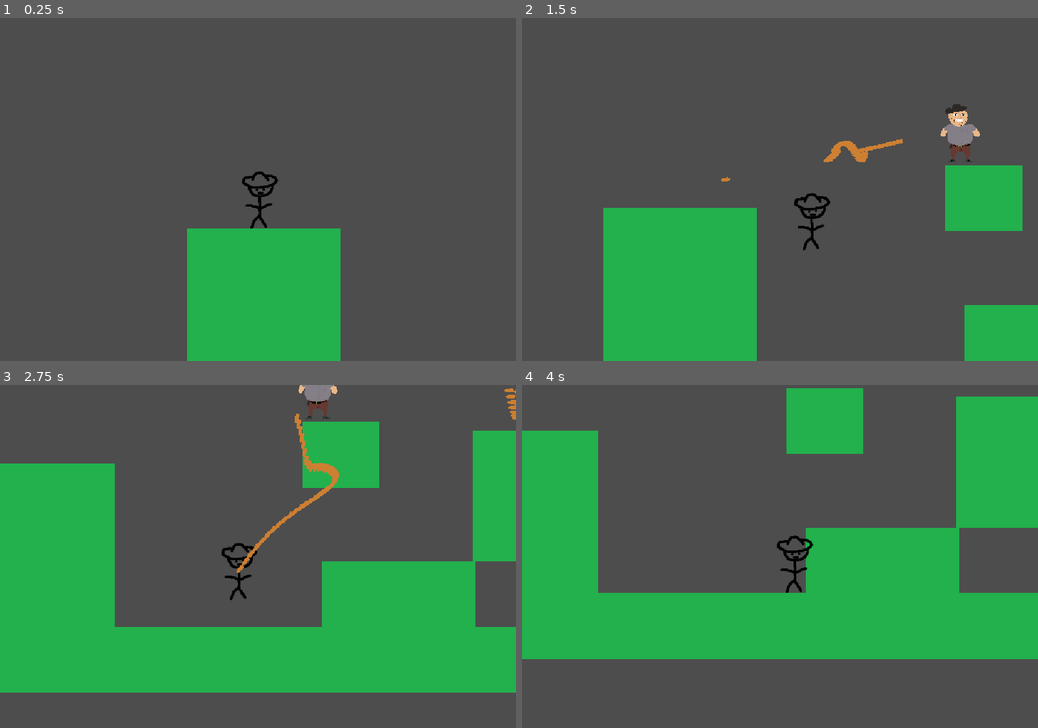
Above: before the commit, frames 1-4 (two rows, left to right).
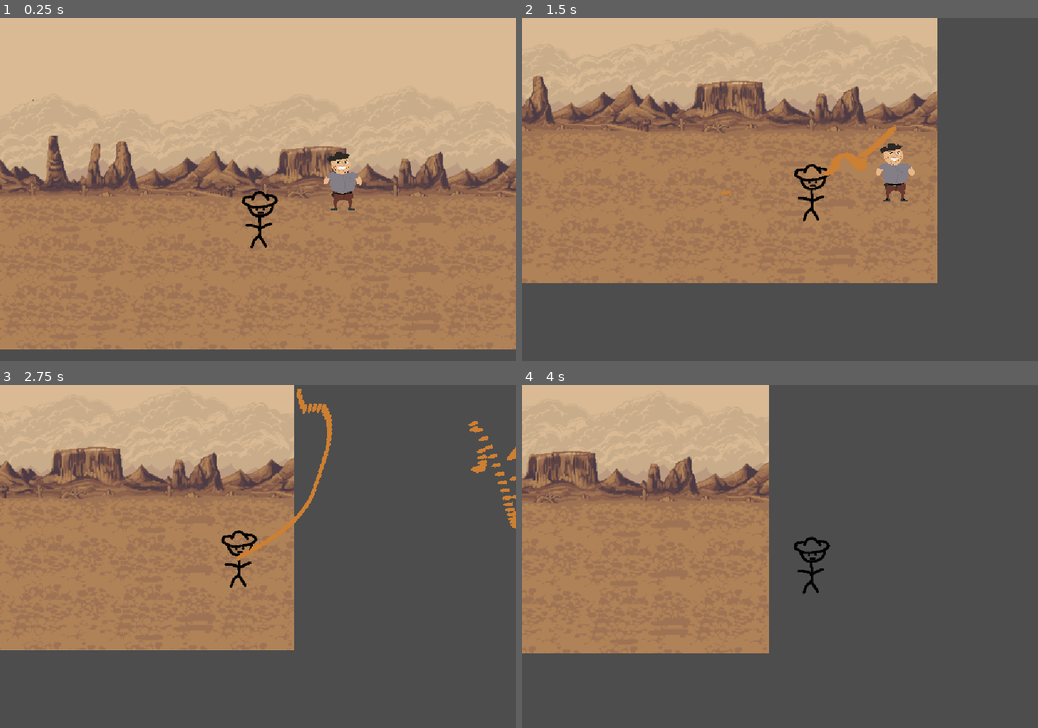
Above: after the commit, the same moments.

Repository: SillyDrag0n/platformer
Game: Godot game, scene res://scenes/game.tscn
The game is run twice, just before and just after one commit, with the same random seed, the same clock (stepped at 60 frames per second) and the same inputs.
Inputs (mouse positions are in pixels of both pictures, inside the frame that each line leads up to):
- Up to frame 1 (0.25 s): no input
- Up to frame 2 (1.5 s): tap Enter (ui_accept) at 0.5, 0.8, 1.35 s; move the mouse to (893, 172) at 0.52 s; press the mouse at (893, 172) at 0.53 s; hold Right (ui_right) from 0.53 s (still down); tap Space (jump) at 0.77, 1.07 s; move the mouse to (676, 206) at 1.27 s; release the mouse at (676, 206) at 1.28 s
- Up to frame 3 (2.75 s): tap Space (jump) at 1.52, 1.55, 1.82, 2.1 s; move the mouse to (309, 481) at 2.02 s; release Right (ui_right) at 2.03 s; press the mouse at (309, 481) at 2.03 s; hold Left (ui_left) from 2.03 s (still down)
- Up to frame 4 (4 s): move the mouse to (754, 625) at 2.77 s; release Left (ui_left) at 2.78 s; release the mouse at (754, 625) at 2.78 s; hold Right (ui_right) from 2.78 s (still down); tap Shift (dash) at 2.85 s; tap Space (jump) at 3.02, 3.32, 3.77, 3.8 s; tap Enter (ui_accept) at 3.05 s; move the mouse to (934, 607) at 3.52 s; hold S (fast_fall) from 3.53 s (still down)

The runs differ from the first frame. In frame 1, 95% of the frame differs, in the area x 0-100%, y 0-100%; in frame 2, 73%; in frame 3, 71%; in frame 4, 62%.

Commit message:
add background

Diff:
--- a/scenes/enemies/Enemy.tscn
+++ b/scenes/enemies/Enemy.tscn
@@ -1,12 +1,14 @@
-[gd_scene load_steps=3 format=3 uid="uid://yti18354ayox"]
+[gd_scene load_steps=4 format=3 uid="uid://yti18354ayox"]
 
 [ext_resource type="Texture2D" uid="uid://5g6kes63q51w" path="res://assets/enemies/Sprite-0001.png" id="1_hpe7p"]
+[ext_resource type="Script" uid="uid://drb6ywy16css8" path="res://scenes/enemies/enemy.gd" id="1_k7o7a"]
 
 [sub_resource type="CapsuleShape2D" id="CapsuleShape2D_k7o7a"]
 radius = 25.0
 height = 112.0
 
 [node name="Enemy" type="CharacterBody2D"]
+script = ExtResource("1_k7o7a")
 
 [node name="Sprite2D" type="Sprite2D" parent="."]
 texture_filter = 3
--- /dev/null
+++ b/scenes/enemies/enemy.gd
@@ -0,0 +1,27 @@
+extends CharacterBody2D
+
+const SPEED = 300.0
+const JUMP_VELOCITY = -400.0
+
+@export var HEALTH_TOTAL : float = 20
+var HEALTH_CURRENT : float = 20
+@export var DAMAGE_BASE : float = 5
+
+func _physics_process(delta: float) -> void:
+	# Add the gravity.
+	if not is_on_floor():
+		velocity += get_gravity() * delta
+
+	# Handle jump.
+	if Input.is_action_just_pressed("ui_accept") and is_on_floor():
+		velocity.y = JUMP_VELOCITY
+
+	# Get the input direction and handle the movement/deceleration.
+	# As good practice, you should replace UI actions with custom gameplay actions.
+	var direction := Input.get_axis("ui_left", "ui_right")
+	if direction:
+		velocity.x = direction * SPEED
+	else:
+		velocity.x = move_toward(velocity.x, 0, SPEED)
+
+	move_and_slide()
--- a/scenes/game.tscn
+++ b/scenes/game.tscn
@@ -1,78 +1,39 @@
 [gd_scene load_steps=5 format=3 uid="uid://b08oohfdsgcut"]
 
 [ext_resource type="PackedScene" uid="uid://cp725ajvwdsd3" path="res://scenes/player/player.tscn" id="1_uwrxv"]
-[ext_resource type="Texture2D" uid="uid://bimh0ootqjpa7" path="res://assets/environment/floor.png" id="1_yqjtg"]
+[ext_resource type="Texture2D" uid="uid://kr0nnjeqpeqq" path="res://assets/environment/Background.png" id="3_lbhrr"]
 [ext_resource type="PackedScene" uid="uid://yti18354ayox" path="res://scenes/enemies/Enemy.tscn" id="3_lnu2h"]
 
 [sub_resource type="RectangleShape2D" id="RectangleShape2D_lnu2h"]
-size = Vector2(322, 138)
+size = Vector2(1094.5, 131.5)
 
 [node name="Game" type="Node2D"]
 
-[node name="Level" type="Node2D" parent="."]
+[node name="TextureRect" type="TextureRect" parent="."]
+offset_right = 40.0
+offset_bottom = 40.0
+scale = Vector2(1.71202, 2.02903)
+mouse_filter = 2
+texture = ExtResource("3_lbhrr")
+stretch_mode = 1
 
-[node name="Background" type="Node2D" parent="Level"]
+[node name="TileMapLayer" type="TileMapLayer" parent="."]
 
-[node name="Floor" type="Node2D" parent="Level"]
+[node name="Node2D" type="Node2D" parent="."]
 
-[node name="Floor01" type="Sprite2D" parent="Level/Floor"]
-position = Vector2(439, 655)
-scale = Vector2(5, 1)
-texture = ExtResource("1_yqjtg")
+[node name="StaticBody2D" type="StaticBody2D" parent="Node2D"]
 
-[node name="StaticBody2D" type="StaticBody2D" parent="Level/Floor/Floor01"]
-
-[node name="CollisionShape2D" type="CollisionShape2D" parent="Level/Floor/Floor01/StaticBody2D"]
-shape = SubResource("RectangleShape2D_lnu2h")
-
-[node name="Walls" type="Node2D" parent="Level"]
-
-[node name="Wall01" type="Sprite2D" parent="Level/Walls"]
-position = Vector2(161, 416)
-scale = Vector2(1, 2.5)
-texture = ExtResource("1_yqjtg")
-
-[node name="StaticBody2D" type="StaticBody2D" parent="Level/Walls/Wall01"]
-
-[node name="CollisionShape2D" type="CollisionShape2D" parent="Level/Walls/Wall01/StaticBody2D"]
-shape = SubResource("RectangleShape2D_lnu2h")
-
-[node name="Wall02" type="Sprite2D" parent="Level/Walls"]
-position = Vector2(917, 517)
-texture = ExtResource("1_yqjtg")
-
-[node name="StaticBody2D" type="StaticBody2D" parent="Level/Walls/Wall02"]
-
-[node name="CollisionShape2D" type="CollisionShape2D" parent="Level/Walls/Wall02/StaticBody2D"]
-shape = SubResource("RectangleShape2D_lnu2h")
-
-[node name="Wall03" type="Sprite2D" parent="Level/Walls"]
-position = Vector2(797, 224)
-scale = Vector2(0.5, 1)
-texture = ExtResource("1_yqjtg")
-
-[node name="StaticBody2D" type="StaticBody2D" parent="Level/Walls/Wall03"]
-
-[node name="CollisionShape2D" type="CollisionShape2D" parent="Level/Walls/Wall03/StaticBody2D"]
-shape = SubResource("RectangleShape2D_lnu2h")
-
-[node name="Wall04" type="Sprite2D" parent="Level/Walls"]
-position = Vector2(1233, 311)
-scale = Vector2(1, 2)
-texture = ExtResource("1_yqjtg")
-
-[node name="StaticBody2D" type="StaticBody2D" parent="Level/Walls/Wall04"]
-
-[node name="CollisionShape2D" type="CollisionShape2D" parent="Level/Walls/Wall04/StaticBody2D"]
+[node name="CollisionShape2D" type="CollisionShape2D" parent="Node2D/StaticBody2D"]
+position = Vector2(550, 664)
 shape = SubResource("RectangleShape2D_lnu2h")
 
 [node name="Entities" type="Node2D" parent="."]
 
 [node name="Player" parent="Entities" instance=ExtResource("1_uwrxv")]
-position = Vector2(150, 138)
+position = Vector2(547, 360)
 
 [node name="Camera2D" type="Camera2D" parent="Entities/Player"]
 position_smoothing_enabled = true
 
 [node name="Enemy" parent="Entities" instance=ExtResource("3_lnu2h")]
-position = Vector2(746, 98)
+position = Vector2(722, 359)
--- a/scenes/player/player.tscn
+++ b/scenes/player/player.tscn
@@ -18,6 +18,26 @@
 "loop": true,
 "name": &"idle",
 "speed": 5.0
+}, {
+"frames": [],
+"loop": true,
+"name": &"jump",
+"speed": 5.0
+}, {
+"frames": [],
+"loop": true,
+"name": &"run",
+"speed": 5.0
+}, {
+"frames": [],
+"loop": true,
+"name": &"shoot",
+"speed": 5.0
+}, {
+"frames": [],
+"loop": true,
+"name": &"walk",
+"speed": 5.0
 }]
 
 [node name="Player" type="CharacterBody2D"]
@@ -33,4 +53,6 @@
 [node name="AnimatedSprite2D" type="AnimatedSprite2D" parent="."]
 sprite_frames = SubResource("SpriteFrames_lvxji")
 animation = &"idle"
-frame_progress = 0.80705
+frame_progress = 0.42838
+
+[node name="Marker2D" type="Marker2D" parent="."]
--- a/scripts/Player.gd
+++ b/scripts/Player.gd
@@ -18,6 +18,9 @@
 var coyote_jump_available := true
 
 @onready var bullet_scene = preload("res://scenes/common/projectile/bullet.tscn")
+var shoot_timer : Timer
+const shoot_time = 0.25
+var shoot_available : bool = true
 
 func _ready() -> void:
 	# Set up input buffer timer
@@ -32,6 +35,13 @@
 	coyote_timer.one_shot = true
 	add_child(coyote_timer)
 	coyote_timer.timeout.connect(coyote_timeout)
+
+	# Set up shoot timer
+	shoot_timer = Timer.new()
+	shoot_timer.wait_time = shoot_time
+	shoot_timer.one_shot = true
+	add_child(shoot_timer)
+	# shoot_timer.timeout.connect()
 
 func _physics_process(delta) -> void:
 	# Get inputs
@@ -73,7 +83,6 @@
 
 	# Apply velocity
 	move_and_slide()
-
 	shoot()
 
 ## Returns the gravity based on the state of the player
Binary file added: assets/environment/Background.png
Not shown, changed: assets/environment/Background.png.import
Binary file removed: assets/environment/floor.png
Binary file added: assets/temp/Wild West/All animations.aseprite
Binary file added: assets/temp/Wild West/PNG1.png
Not shown, added: assets/temp/Wild West/PNG1.png.import
Not shown, added: scenes/enemies/enemy.gd.uid
Not shown, added: assets/temp/Wild West.zip
